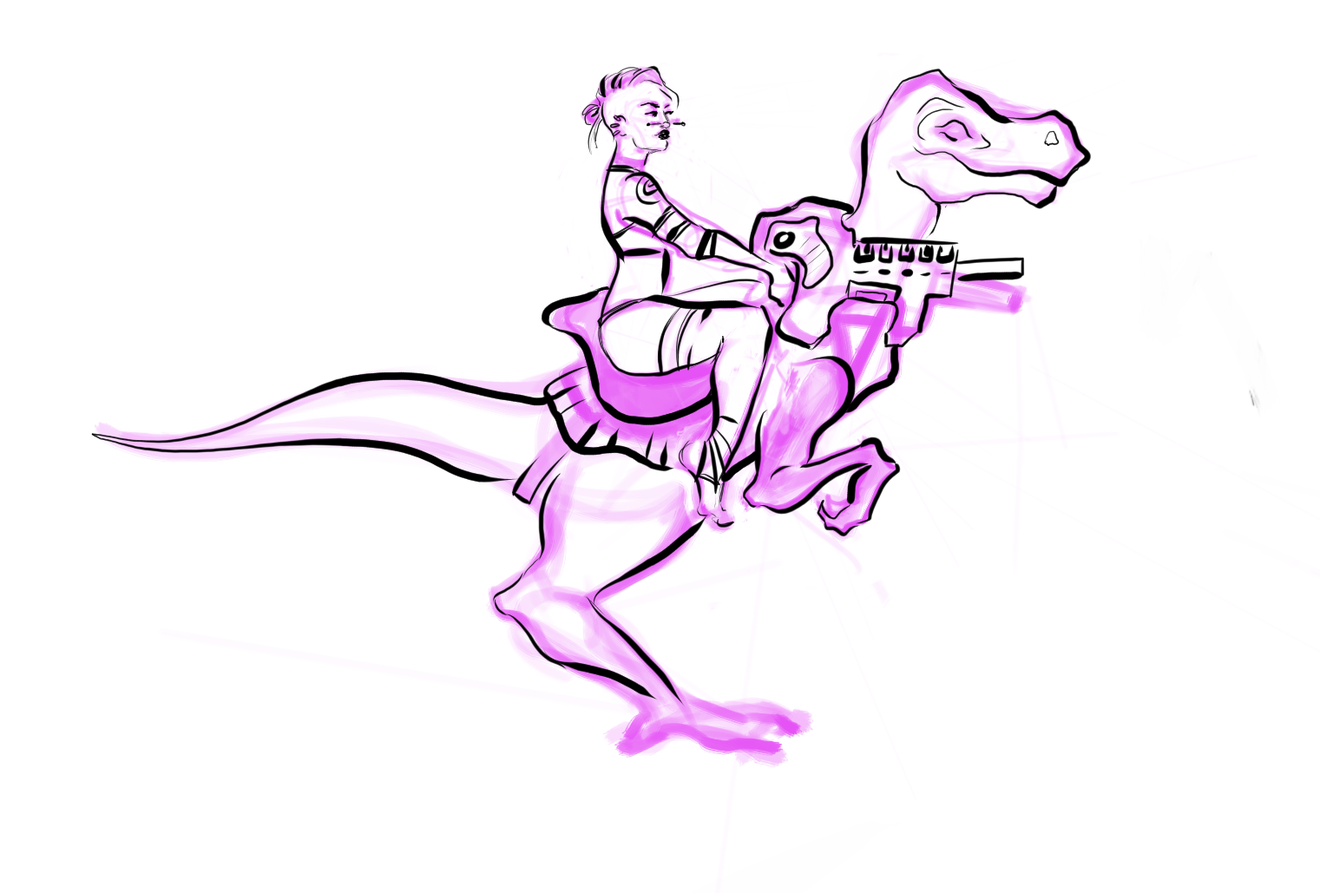
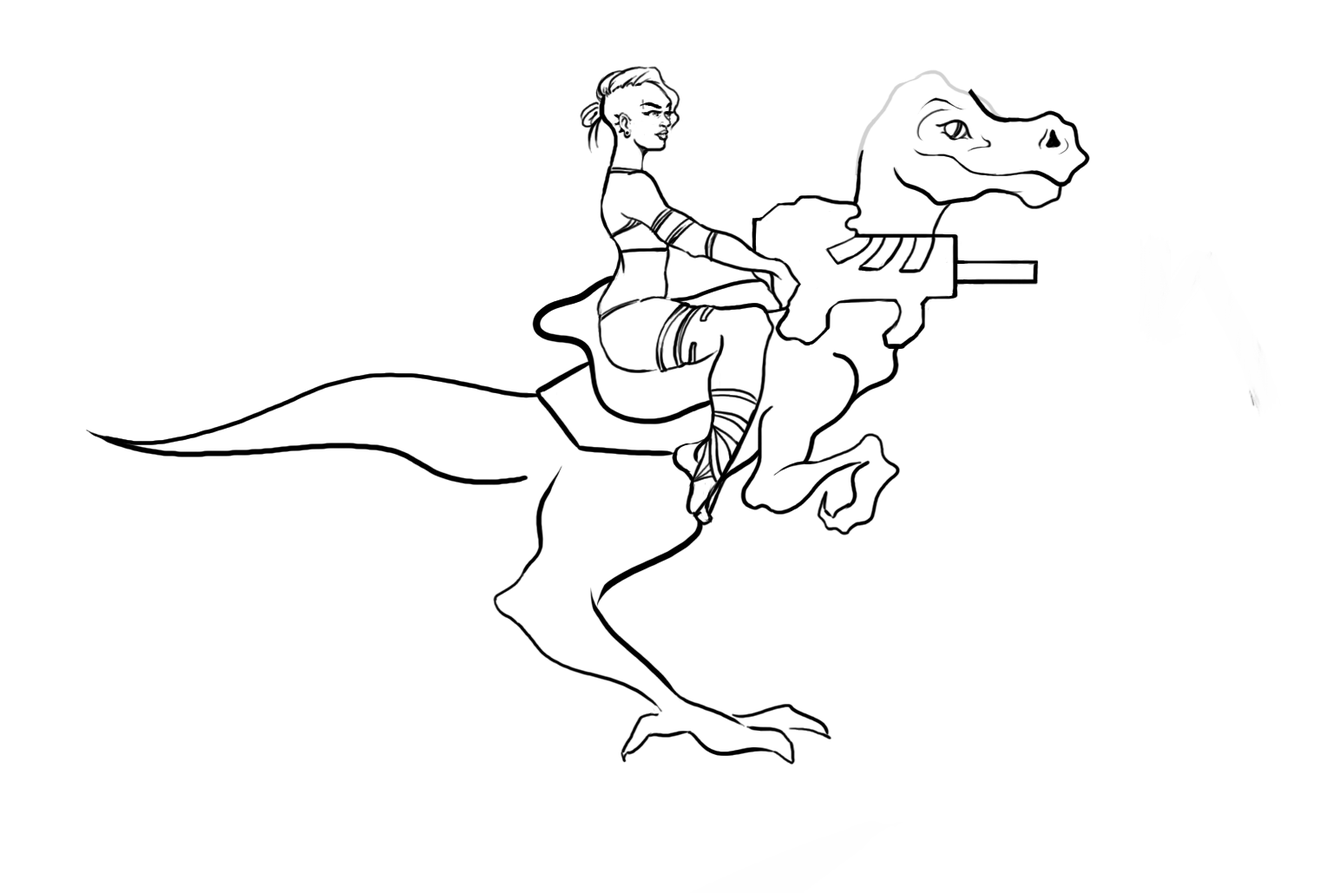
Revision of a layered 1320×893 image; what changed, layer by layer:
painted on "Réteg 17(beillesztett)" over left=85, top=65, right=1091, bottom=765
added layer "Layer 1" above "Réteg 21" over left=855, top=69, right=1043, bottom=176
hid group "Réteg 21" (2 layers) over left=91, top=52, right=1320, bottom=893
painted on "Réteg 20" over left=91, top=65, right=1093, bottom=709
